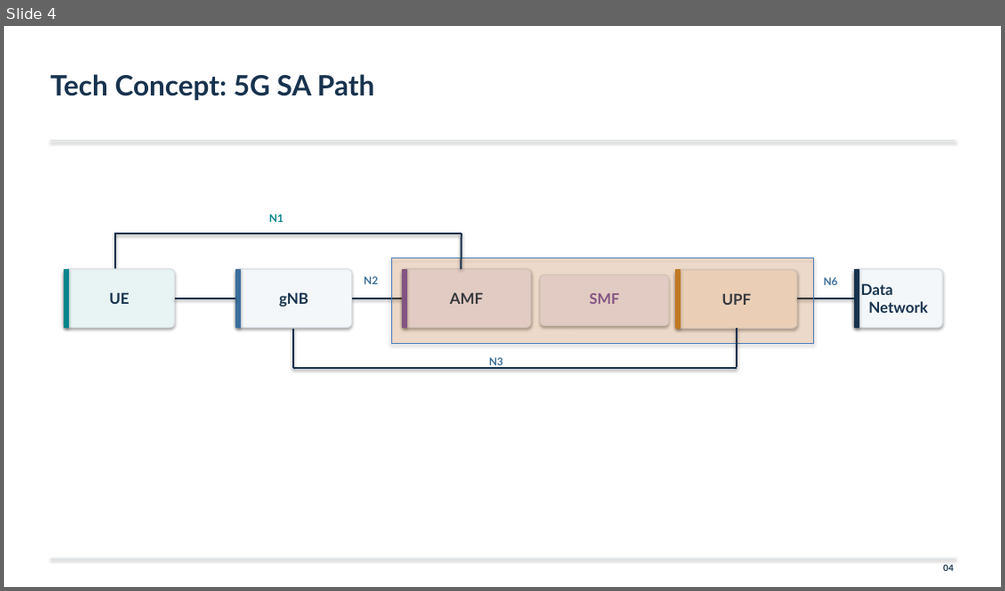
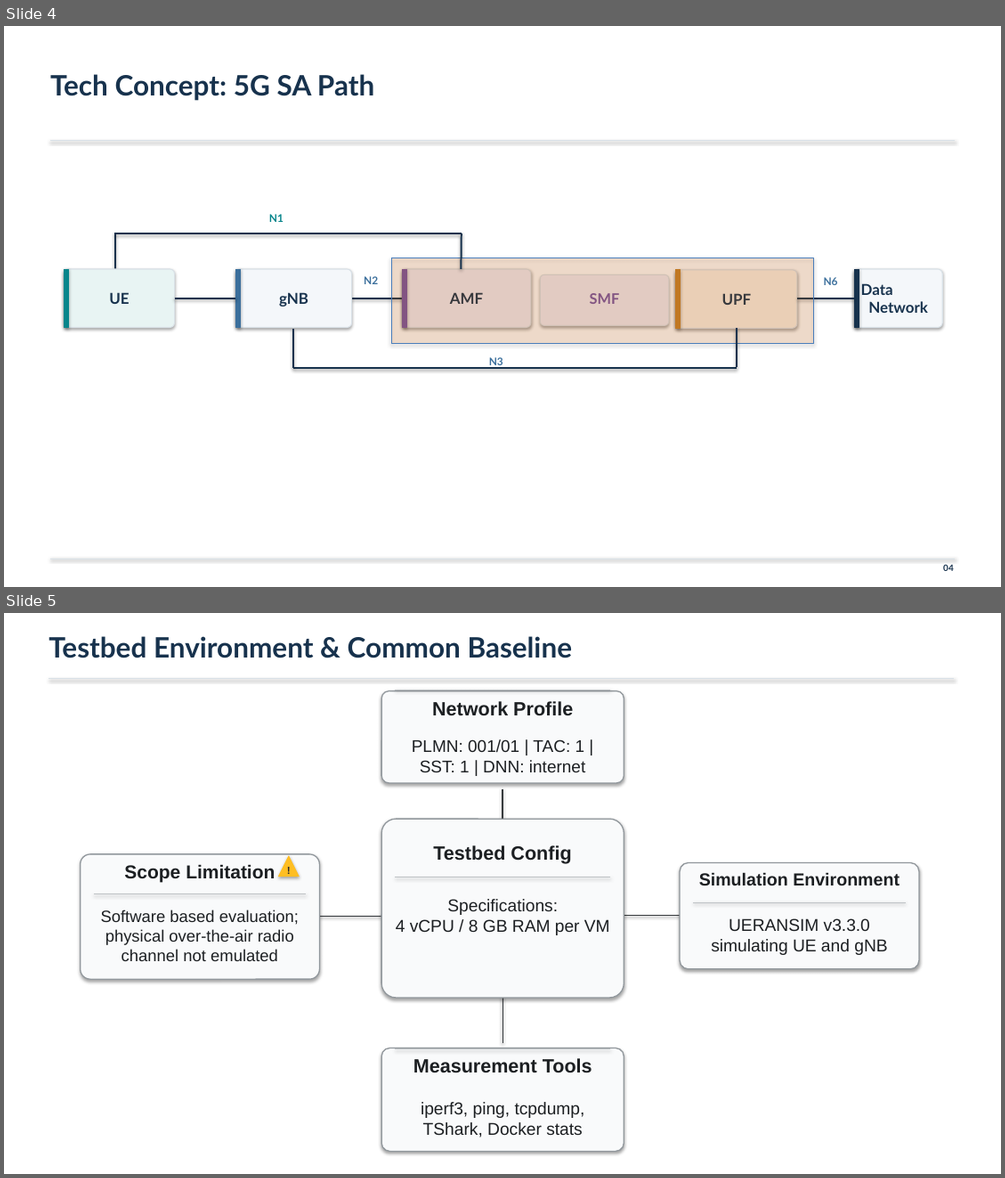
Before and after one commit to arpitmetrey/Qualitative-Analysis-of-5G-Core, a slide deck: 5G_group_2.pptx. Shown one above the other, each under a label of ours: slide 4 before the commit, slides 4 and 5 after it. The pictures are 1005x591 and 1005x1178 pixels, drawn with LibreOffice and Linux fonts; fonts in the diff are those of the drawing. Boxes give left, top, right and bottom in pixels: in the first picture for what was removed or moved away, otherwise in the second. Text is boxed around its words. In the diff, an @@ line names an element or a change of style, - is before the commit and + after.

```diff
--- a/5G_group_2.pptx
+++ b/5G_group_2.pptx
@@ slide 5 added at [4,613,1001,1174], background #FFFFFF @@
@@ text added at [48,636,573,658], 27 pt, text #17324D, bold @@
+Testbed Environment & Common Baseline
@@ line added from (48, 679) to (954, 679), #D9E1E7 1 pt @@
@@ rounded rectangle added at [381,690,624,783], fill #F9FAFB, outline #91979C 1.1 pt @@
@@ line added from (395, 690) to (610, 690), #BEC2C5 0.75 pt @@
@@ text added at [432,701,573,716], 18.5 pt, text #1C1F22, bold @@
+Network Profile
@@ text added at [412,739,585,772], 16.3 pt, text #1C1F22 @@
+PLMN: 001/01 | TAC: 1 |
+SST: 1 | DNN: internet
@@ line added from (502, 788) to (502, 819), #373B3E 1.25 pt @@
@@ rounded rectangle added at [381,819,624,997], fill #F9FAFB, outline #91979C 1.1 pt @@
@@ text added at [433,845,571,864], 18.5 pt, text #1C1F22, bold @@
+Testbed Config
@@ rounded rectangle added at [81,854,320,980], fill #F9FAFB, outline #91979C 1.1 pt @@
@@ text added at [124,864,275,883], 18 pt, text #1C1F22, bold @@
+Scope Limitation
@@ triangle added at [278,856,299,876], fill #FFBE23, outline #FFBE23 0.75 pt @@
@@ text added at [284,864,292,876], 10 pt, text #2D2D2D, bold @@
+!
@@ line added from (395, 877) to (610, 877), #BEC2C5 0.75 pt @@
@@ rounded rectangle added at [680,863,919,969], fill #F9FAFB, outline #91979C 1.1 pt @@
@@ text added at [699,872,899,886], 16.8 pt, text #1C1F22, bold @@
+Simulation Environment
@@ line added from (94, 894) to (306, 894), #BEC2C5 0.75 pt @@
@@ text added at [396,899,610,935], 16.5 pt, text #1C1F22 @@
+Specifications:
+4 vCPU / 8 GB RAM per VM
@@ line added from (694, 902) to (906, 902), #BEC2C5 0.75 pt @@
@@ text added at [101,909,299,961], 15.8 pt, text #1C1F22 @@
+Software based evaluation;
+physical over-the-air radio
+channel not emulated
@@ line added from (320, 916) to (381, 916), #373B3E 1.25 pt @@
@@ line added from (624, 916) to (685, 916), #373B3E 1.25 pt @@
@@ text added at [711,918,887,955], 16.5 pt, text #1C1F22 @@
+UERANSIM v3.3.0
+simulating UE and gNB
@@ line added from (502, 962) to (502, 1043), #373B3E 1.25 pt @@
@@ rounded rectangle added at [381,1048,624,1151], fill #F9FAFB, outline #91979C 1.1 pt @@
@@ line added from (395, 1049) to (610, 1049), #BEC2C5 0.75 pt @@
@@ text added at [413,1058,592,1073], 18.5 pt, text #1C1F22, bold @@
+Measurement Tools
@@ text added at [421,1102,585,1137], 16.5 pt, text #1C1F22 @@
+iperf3, ping, tcpdump,
+TShark, Docker stats
```
Also in this commit, not shown: 8 slides changed, 1 slide removed.
